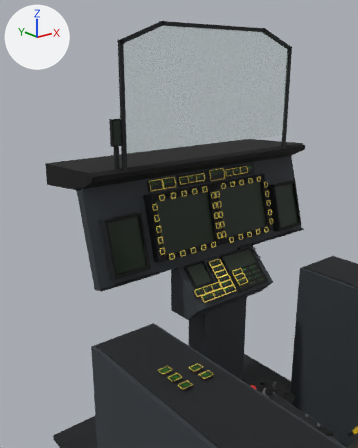
What one commit did to the Blender file assets-src/blend/cockpit_rah66.blend.
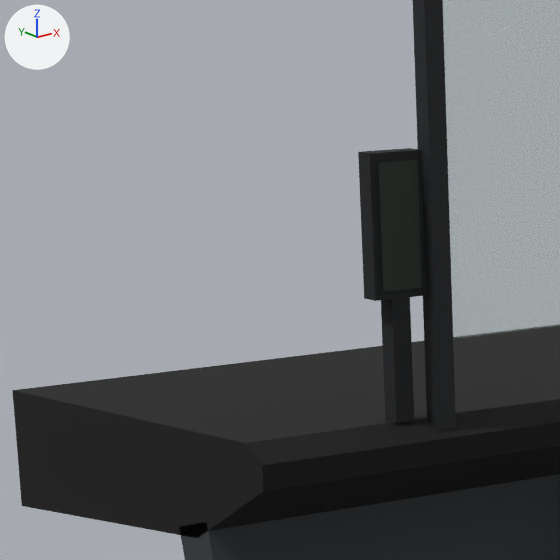
The first picture shows the older version from a camera (50 mm lens) standing at (-1.006, -0.4, 0.075) and looking at (-0.248, 0.548, -0.305). The close-ups show the older and then the newer version on the part from 12% to 41% of the width and 20% to 43% of the height of that picture. Only the edits that show in the close-ups are written down. Every picture has the same lights, and +X, +Y and +Z are marked at upper left.

Names of what the first close-up shows: 'approach_70', 'black', 'dark.100', 'dark.101', 'frame', 'hud_glass_69', 'panel_grey'.
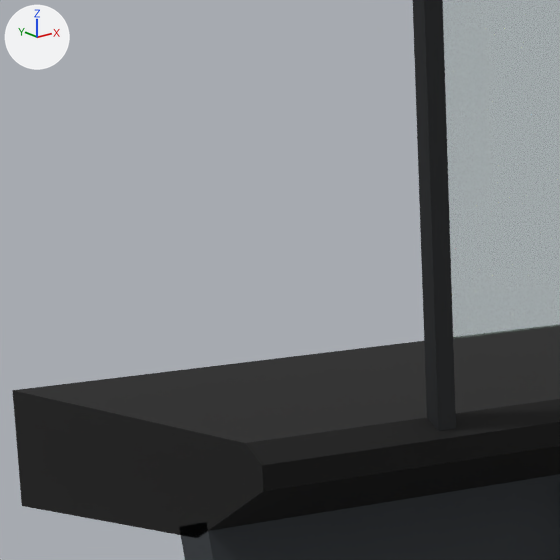
Pixel boxes (x1, y1, x2, y2) of what changed, in the close-ups (560 x 560 px):
'approach_70', deleted (black): before (378, 160, 422, 292)
'dark.100', deleted (black): before (358, 148, 426, 301)
'dark.101', deleted (black): before (381, 297, 414, 423)

Edits to the bpy script that builds the scene:
```text
Remove ob_approach_70:
    ob_approach_70 = bpy.data.objects.new('approach_70', me_mesh_65)
    ob_approach_70.parent = ob_cockpit
    ob_approach_70.location = (-0.335, 0.69, -0.0807)
Remove ob_dark_100:
    ob_dark_100 = bpy.data.objects.new('dark.100', me_dark_105)
    ob_dark_100.parent = ob_cockpit
    ob_dark_100.location = (-0.335, 0.697, -0.0807)
Remove ob_dark_101:
    ob_dark_101 = bpy.data.objects.new('dark.101', me_dark_106)
    ob_dark_101.parent = ob_cockpit
    ob_dark_101.location = (-0.335, 0.697, -0.144)
```
